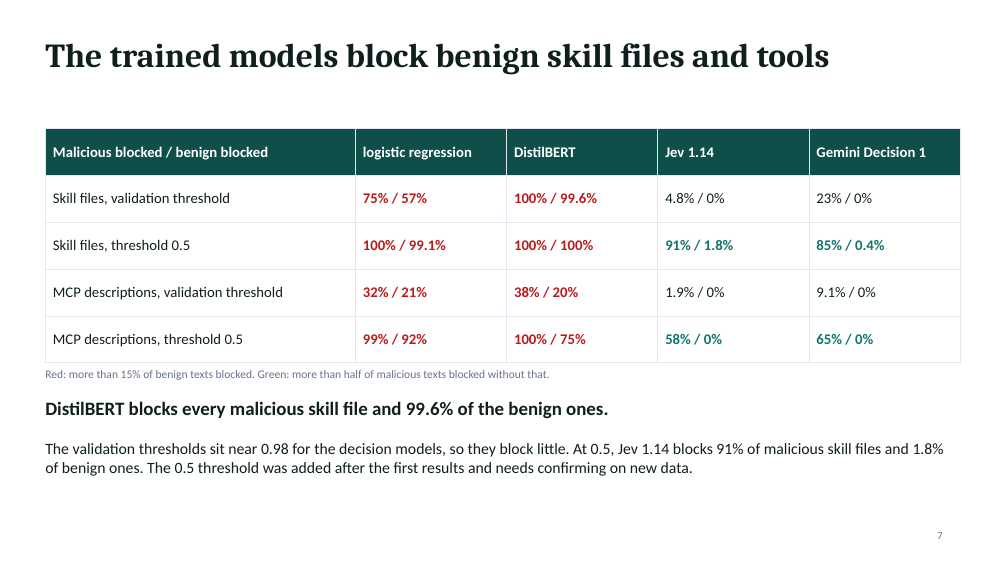
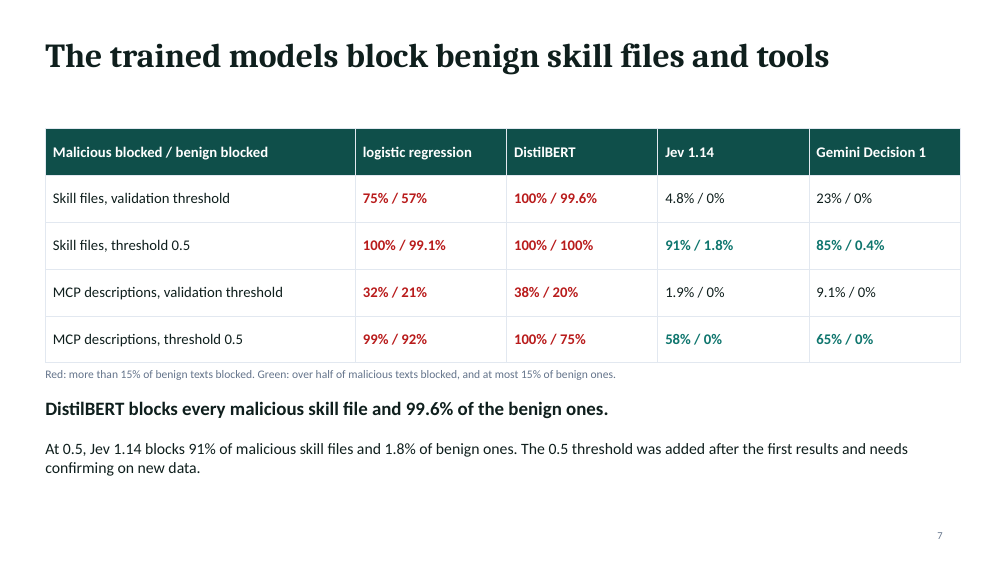
Before and after one commit to jonasneves/connector-gate, a slide deck: slide 7 of slides.pptx. Drawn at 1008x567 pixels with LibreOffice and Linux fonts; fonts in the diff are those of the drawing. Boxes give left, top, right and bottom in pixels: in the first picture for what was removed or moved away, otherwise in the second. Text is boxed around its words. In the diff, an @@ line names an element or a change of style, - is before the commit and + after.

```diff
--- a/slides.pptx
+++ b/slides.pptx
@@ text at <box>45,370,616,380</box>: text changed @@
-Red: more than 15% of benign texts blocked. Green: more than half of malicious texts blocked without that.
+Red: more than 15% of benign texts blocked. Green: over half of malicious texts blocked, and at most 15% of benign ones.
@@ text at <box>45,443,908,476</box>: text changed @@
-The validation thresholds sit near 0.98 for the decision models, so they block little. At 0.5, Jev 1.14 blocks 91% of malicious skill files and 1.8% of benign ones. The 0.5 threshold was added after the first results and needs confirming on new data.
+At 0.5, Jev 1.14 blocks 91% of malicious skill files and 1.8% of benign ones. The 0.5 threshold was added after the first results and needs confirming on new data.
```
Also in this commit, not shown: 7 other slides changed.
